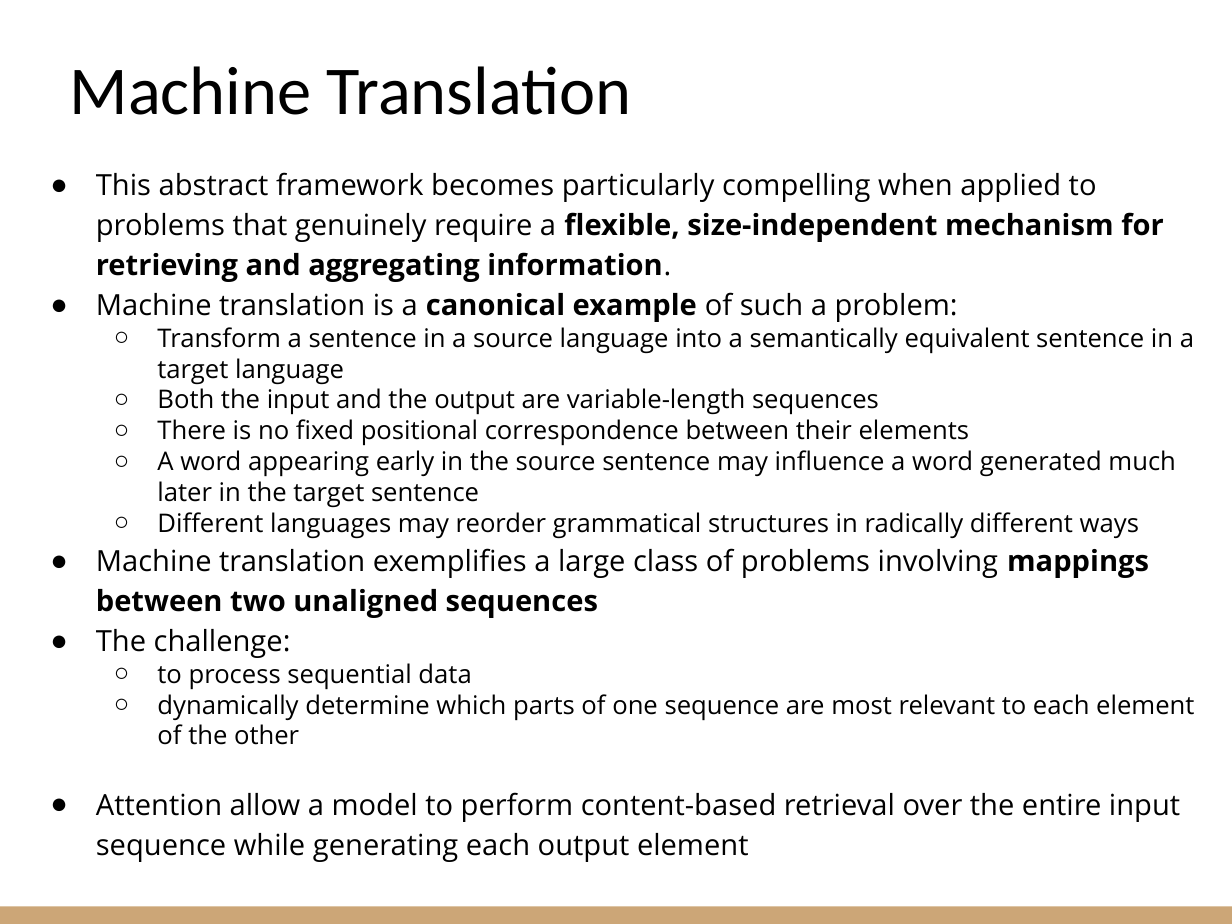
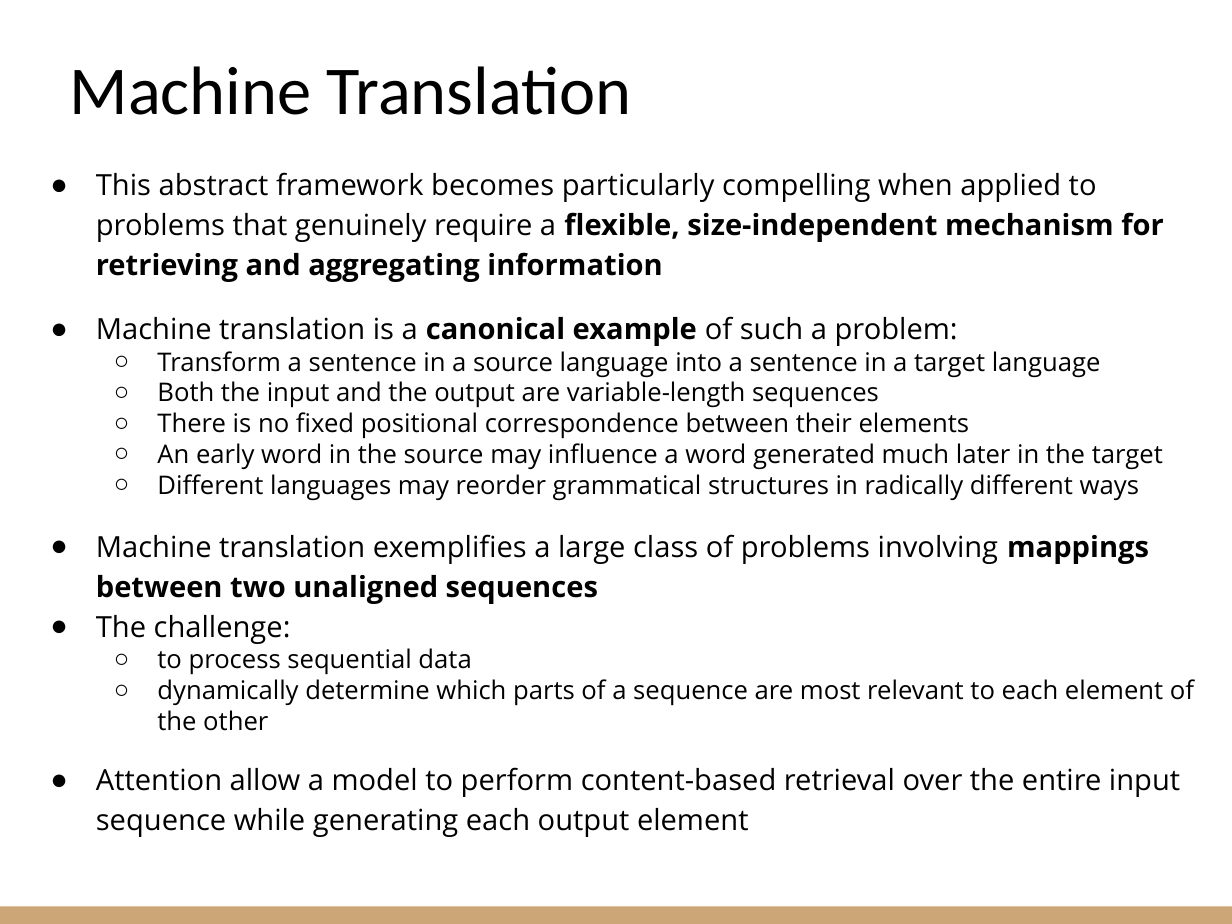
Before and after one commit to riccardoberta/machine-learning, a slide deck: slide 17 of 17 - Transformers/slides.pptx. Drawn at 1232x924 pixels with LibreOffice and Linux fonts; fonts in the diff are those of the drawing. Boxes give left, top, right and bottom in pixels: in the first picture for what was removed or moved away, otherwise in the second. Text is boxed around its words. In the diff, an @@ line names an element or a change of style, - is before the commit and + after.

Commit message:
Update chapter 17 - ML - Machine Learning

```diff
--- a/17 - Transformers/slides.pptx
+++ b/17 - Transformers/slides.pptx
@@ text at [96, 172, 1164, 282]: text changed @@
-● This abstract framework becomes particularly compelling when applied to problems that genuinely require a flexible, size-independent mechanism for retrieving and aggregating information.
+● This abstract framework becomes particularly compelling when applied to problems that genuinely require a flexible, size-independent mechanism for retrieving and aggregating information
@@ text at [157, 351, 1101, 378]: text changed @@
-  ○ Transform a sentence in a source language into a semantically equivalent sentence in a target language
+  ○ Transform a sentence in a source language into a sentence in a target language
@@ text at [157, 443, 1163, 470]: text changed @@
-  ○ A word appearing early in the source sentence may influence a word generated much later in the target sentence
+  ○ An early word in the source may influence a word generated much later in the target
@@ text at [157, 679, 1194, 731]: text changed @@
-  ○ dynamically determine which parts of one sequence are most relevant to each element of the other
+  ○ dynamically determine which parts of a sequence are most relevant to each element of the other
```
Also in this commit, not shown: 16 other slides changed, 13 slides added, 3 other files.
